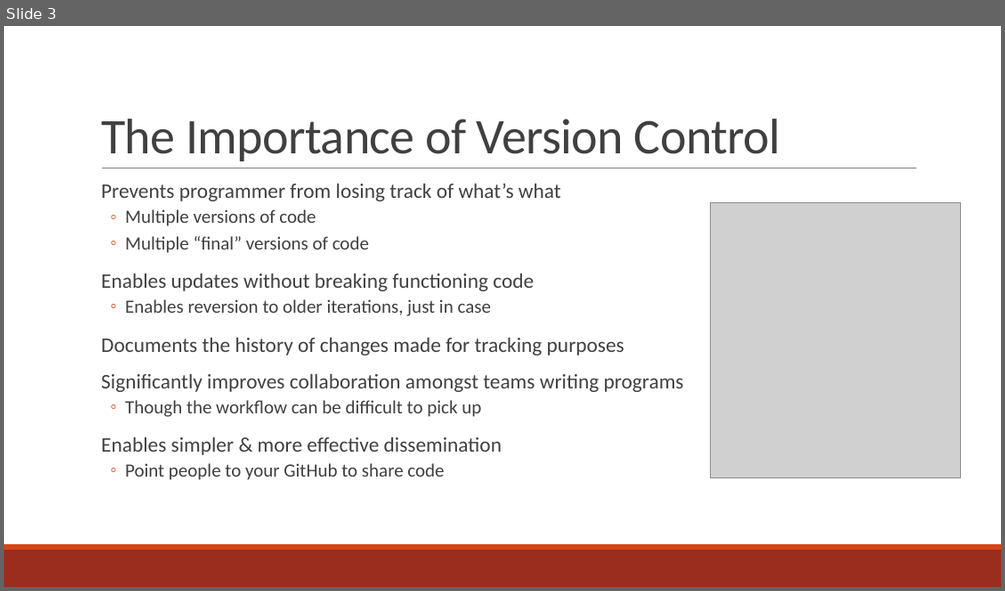
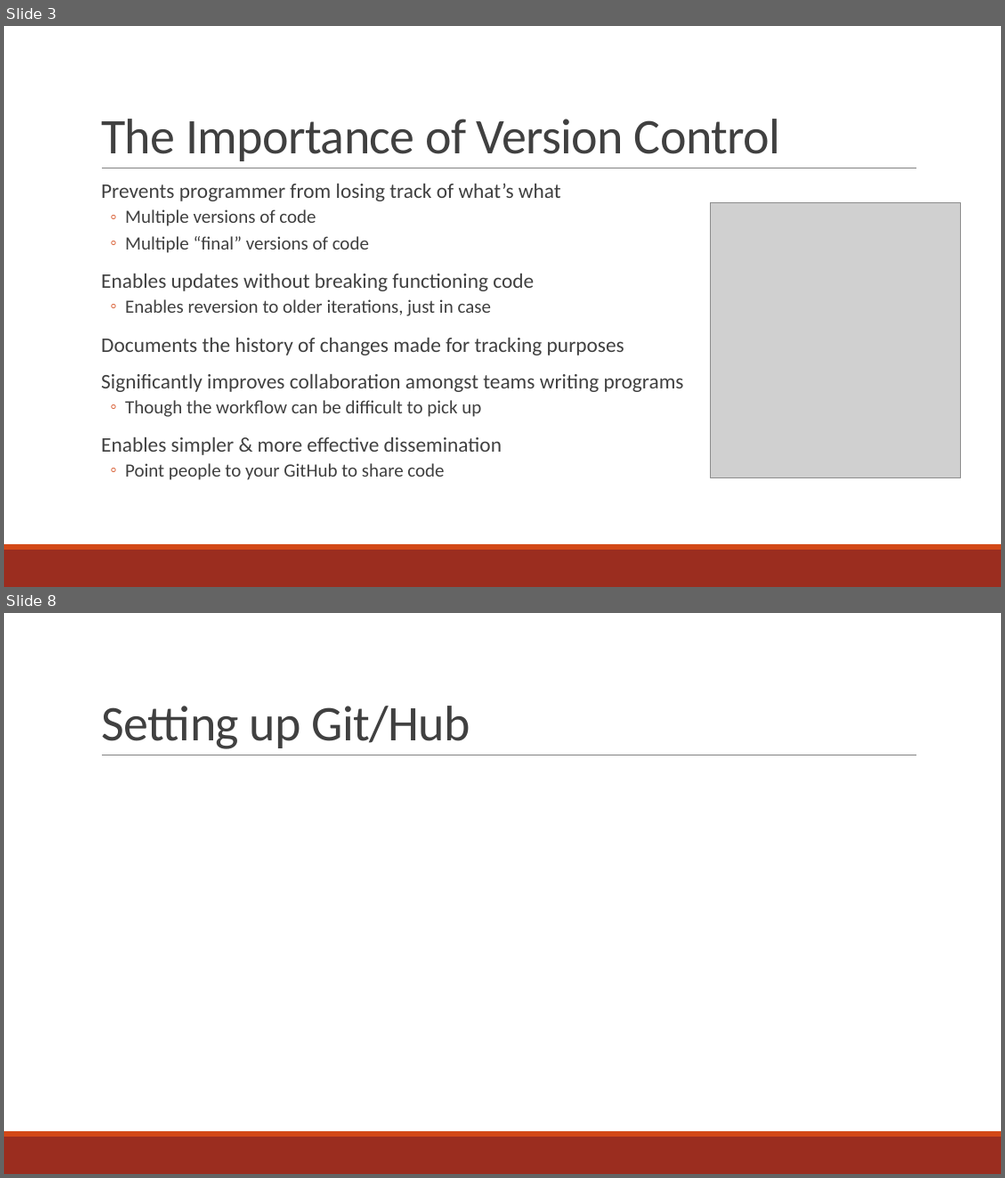
Before and after one commit to curtispmartin/Education, a slide deck: Working/2_VersionControl/2_VersionControl.pptx. Shown one above the other, each under a label of ours: slide 3 before the commit, slides 3 and 8 after it; the slides between them are not shown. The pictures are 1005x591 and 1005x1178 pixels, drawn with LibreOffice and Linux fonts; fonts in the diff are those of the drawing; grey boxes stand for pictures. Boxes give left, top, right and bottom in pixels: in the first picture for what was removed or moved away, otherwise in the second. Text is boxed around its words. In the diff, an @@ line names an element or a change of style, - is before the commit and + after.

```diff
--- a/Working/2_VersionControl/2_VersionControl.pptx
+++ b/Working/2_VersionControl/2_VersionControl.pptx
@@ slide 8 added at (4,613,1001,1174), background #FFFFFF; not listed: 3 template elements that a slide beside it also shows @@
@@ title added at (101,706,470,749), 48 pt, text #404040 @@
+Setting up Git/Hub
```
Also in this commit, not shown: 4 other slides added, 3 slides removed, 1 other file.
